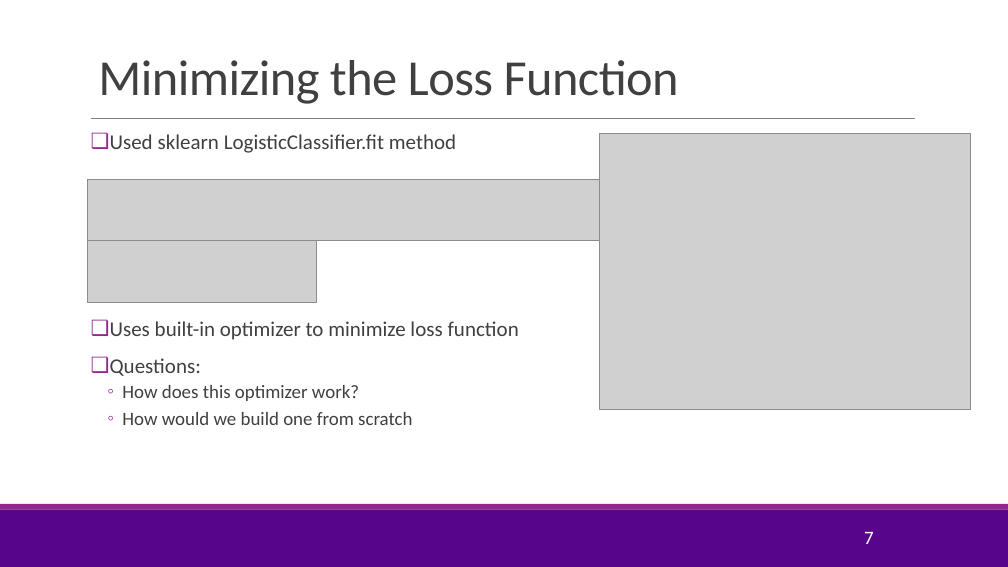
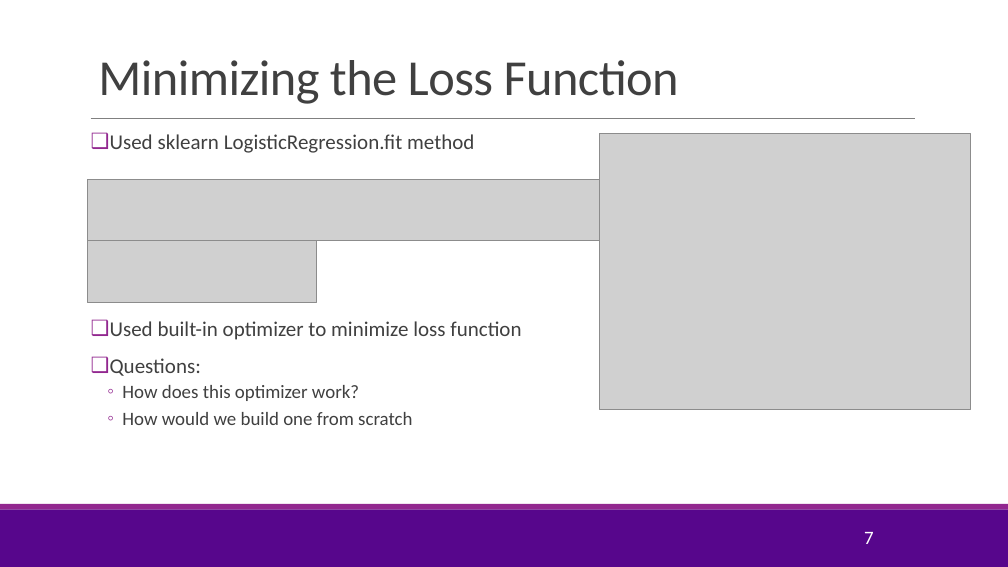
Before and after one commit to joshzzl/introml, a slide deck: slide 7 of lectures/Lect07_Optim.pptx. Drawn at 1008x567 pixels with LibreOffice and Linux fonts; fonts in the diff are those of the drawing; grey boxes stand for pictures; background and template pictures are left out. Boxes give left, top, right and bottom in pixels: in the first picture for what was removed or moved away, otherwise in the second. Text is boxed around its words. In the diff, an @@ line names an element or a change of style, - is before the commit and + after.

```diff
--- a/lectures/Lect07_Optim.pptx
+++ b/lectures/Lect07_Optim.pptx
@@ text at bbox=[110, 134, 521, 340]: text changed @@
-❑ Used sklearn LogisticClassifier.fit method
-❑ Uses built-in optimizer to minimize loss function
+❑ Used sklearn LogisticRegression.fit method
+❑ Used built-in optimizer to minimize loss function
```
Also in this commit, not shown: 4 other slides changed, 2 slides added, 1 other file.
